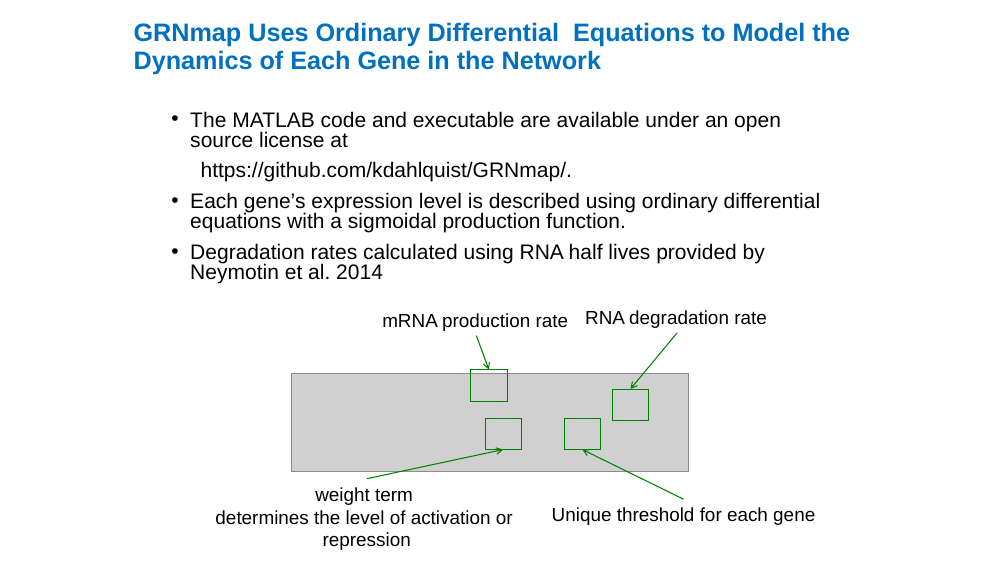
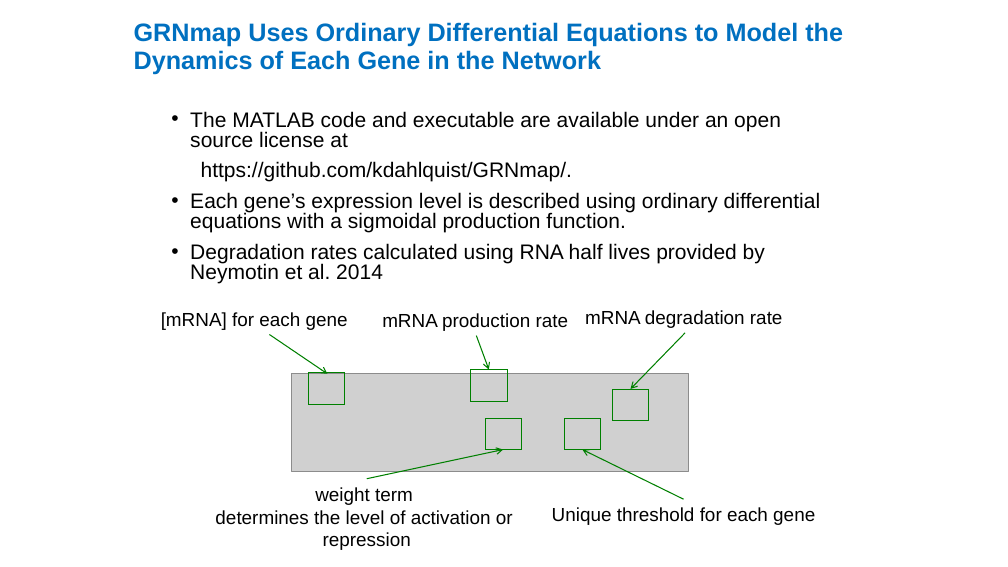
Before and after one commit to kdahlquist/GRNmap, a slide deck: slide 16 of documents/presentations/LMUURS17_NEW.pptx (slide 12 before the commit). Drawn at 1008x567 pixels with LibreOffice and Linux fonts; fonts in the diff are those of the drawing; grey boxes stand for pictures. Boxes give left, top, right and bottom in pixels: in the first picture for what was removed or moved away, otherwise in the second. Text is boxed around its words. In the diff, an @@ line names an element or a change of style, - is before the commit and + after.

```diff
--- a/documents/presentations/LMUURS17_NEW.pptx
+++ b/documents/presentations/LMUURS17_NEW.pptx
@@ title "GRNmap Uses Ordinary Differential Equations ..." rewrapped from (134,22,850,74) to (134,22,843,74) @@
@@ text added at (161,312,348,330), 18 pt, text #000000 @@
+[mRNA] for each gene
@@ text at (585,310,783,328): text changed @@
-RNA degradation rate
+mRNA degradation rate
@@ arrow added from (269, 334) to (327, 374), #008000 1 pt @@
@@ arrow moved from (678, 333) - (631, 389) to (685, 333) - (631, 389) @@
@@ rectangle added at (308,373,344,405), outline #008000 0.5 pt @@
```
Also in this commit, not shown: 14 other slides changed, 8 slides added, 1 slide removed.
